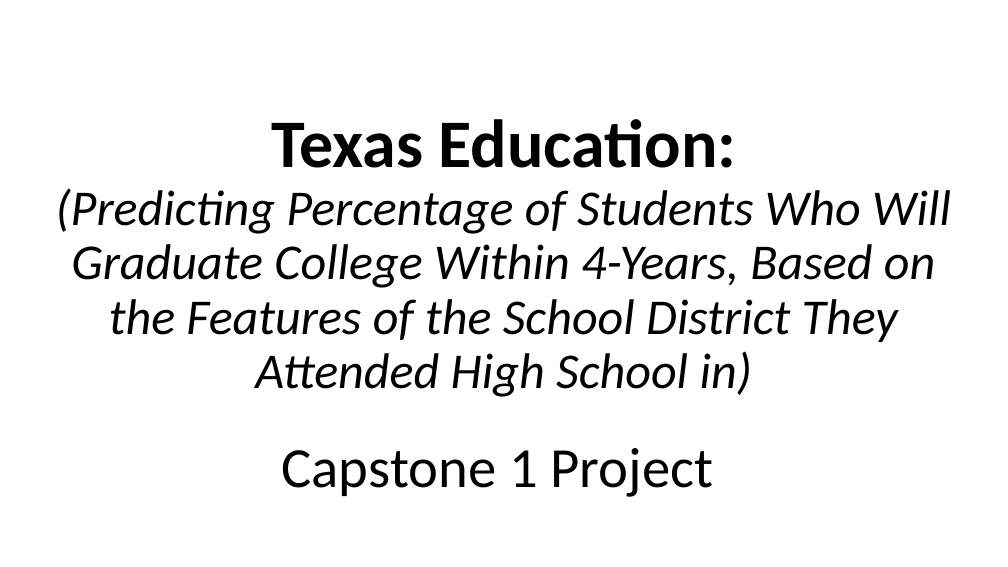
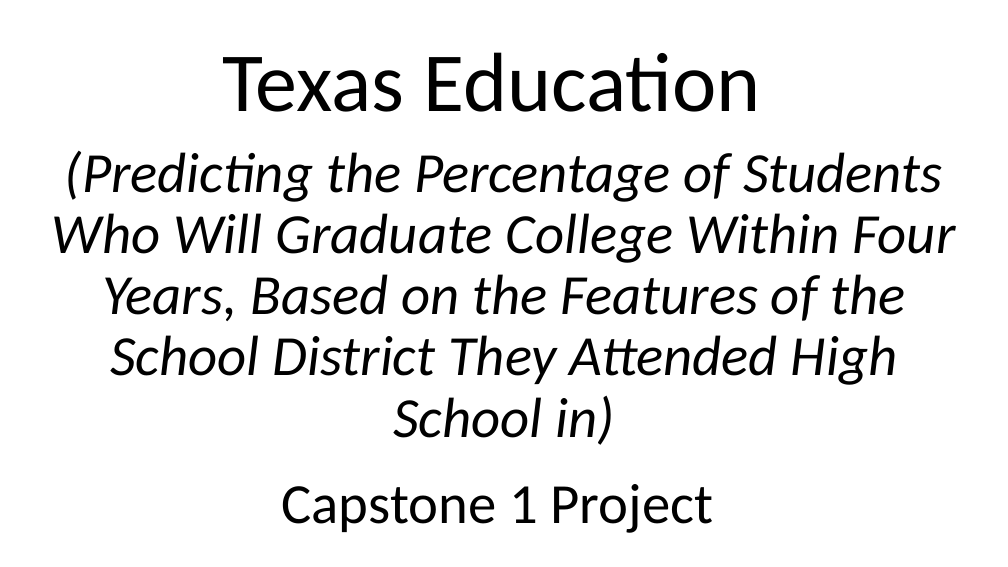
Before and after one commit to RachidRezzik/Texas_GradPercent_Predictor, a slide deck: slide 1 of TexasDistrictForecast.pptx. Drawn at 1008x567 pixels with LibreOffice and Linux fonts; fonts in the diff are those of the drawing. Boxes give left, top, right and bottom in pixels: in the first picture for what was removed or moved away, otherwise in the second. Text is boxed around its words. In the diff, an @@ line names an element or a change of style, - is before the commit and + after.

```diff
--- a/TexasDistrictForecast.pptx
+++ b/TexasDistrictForecast.pptx
@@ text added at (222,52,760,112), 80 pt, text #000000 @@
+Texas Education
@@ title at (52,151,956,445): text changed; size 47.7 to 54 pt @@
-Texas Education:
-(Predicting Percentage of Students Who Will Graduate College Within 4-Years, Based on the Features of the School District They Attended High School in)
+(Predicting the Percentage of Students Who Will Graduate College Within Four Years, Based on the Features of the School District They Attended High School in)
@@ subtitle "Capstone 1 Project": place and size @@
-subtitle "Capstone 1 Project" at (282,448,714,497)
+subtitle "Capstone 1 Project" at (282,484,714,533)
```
Also in this commit, not shown: 6 other slides changed, 14 slides added, 3 slides removed, 3 other files.
